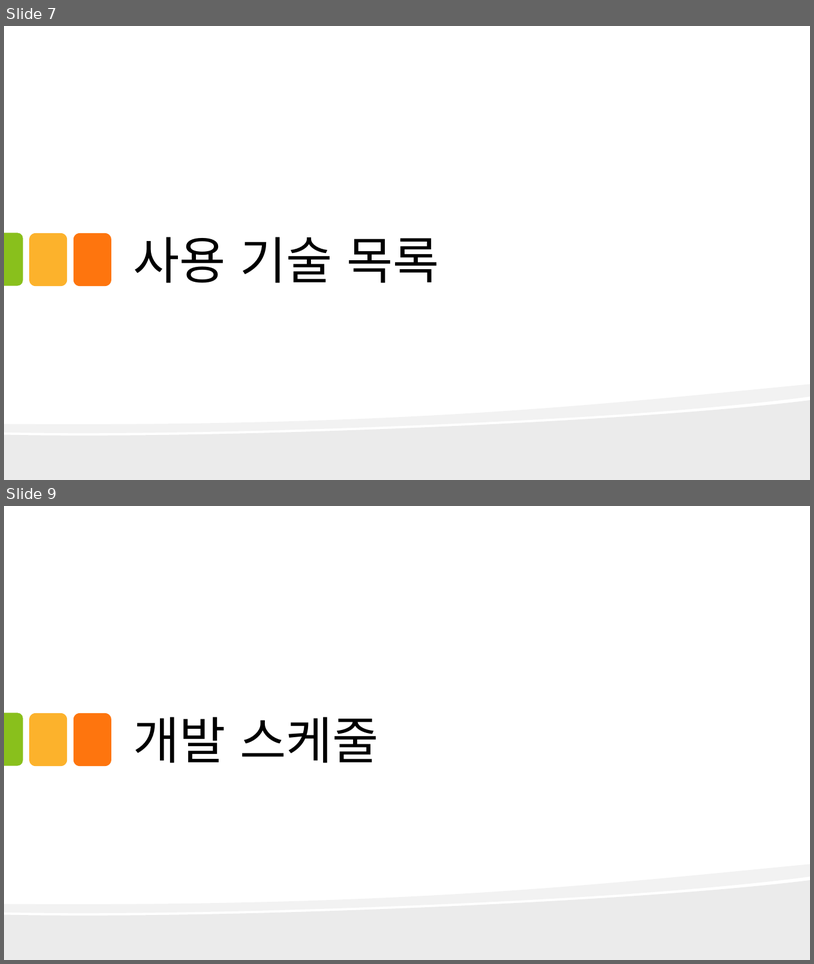
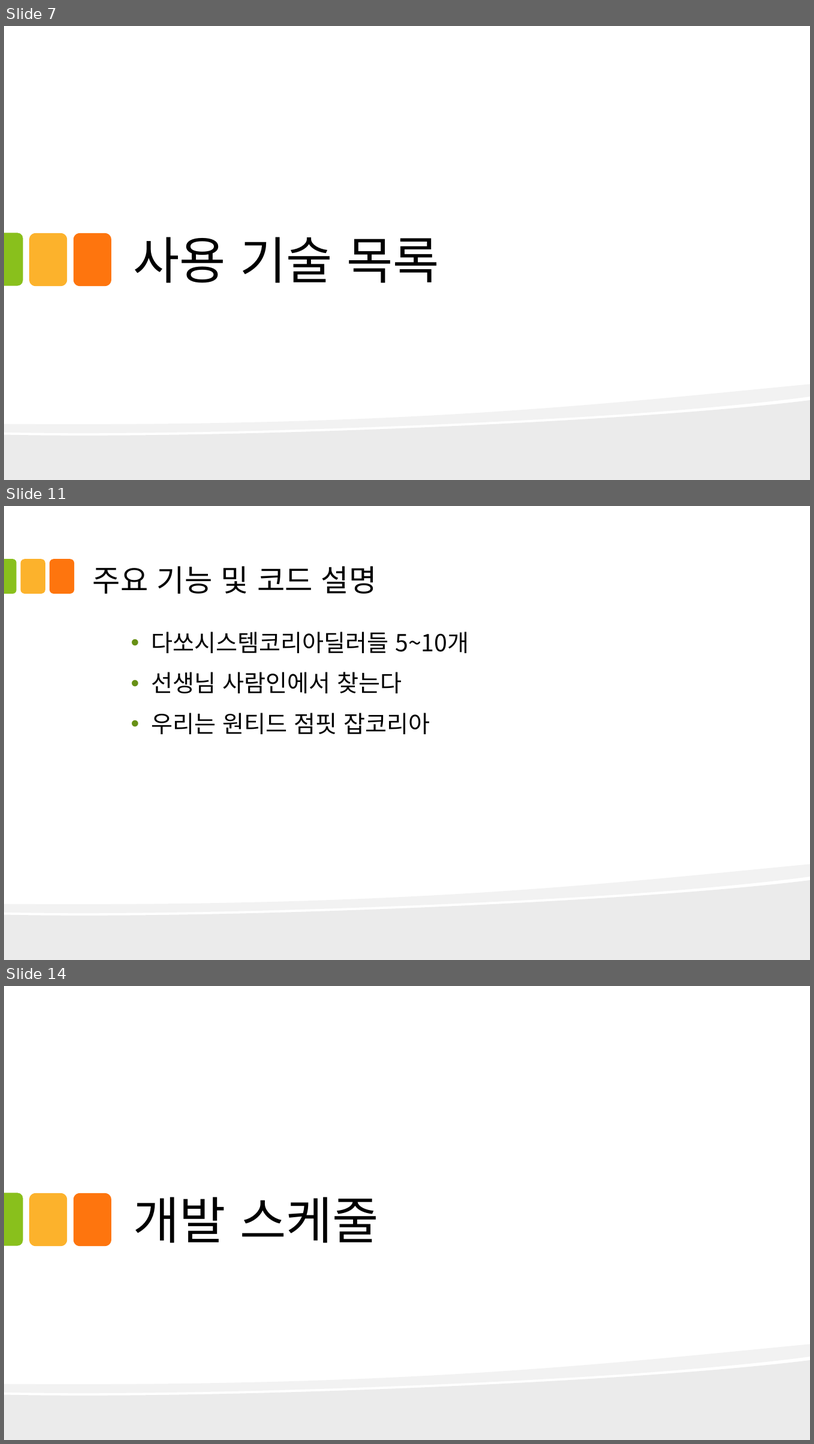
Before and after one commit to kjayvam/HTML, a slide deck: project/ppt/김영민_포트폴리오 요약 보고서.pptx. Shown one above the other, each under a label of ours: slides 7 and 9 before the commit, slides 7, 11 and 14 after it; the slides between them are not shown. The pictures are 814x964 and 814x1444 pixels, drawn with LibreOffice and Linux fonts; fonts in the diff are those of the drawing. Boxes give left, top, right and bottom in pixels: in the first picture for what was removed or moved away, otherwise in the second. Text is boxed around its words. In the diff, an @@ line names an element or a change of style, - is before the commit and + after.

```diff
--- a/project/ppt/김영민_포트폴리오 요약 보고서.pptx
+++ b/project/ppt/김영민_포트폴리오 요약 보고서.pptx
@@ slide 11 added at [4,506,810,960], background #FFFFFF; not listed: 2 template elements that a slide beside it also shows @@
@@ round same rect added at [4,559,17,594], fill #89C01C @@
@@ rounded rectangle added at [20,559,45,594], fill #FCB22C @@
@@ rounded rectangle added at [50,559,74,594], fill #FE750E @@
@@ title added at [93,566,377,594], 36 pt, text #000000 @@
+주요 기능 및 코드 설명
@@ text added at [151,631,469,734], 28 pt, text #000000 @@
+• 다쏘시스템코리아딜러들 5~10개
+• 선생님 사람인에서 찾는다
+• 우리는 원티드 점핏 잡코리아
@@ what was slide 9 is now slide 14 @@
```
Also in this commit, not shown: 8 slides changed, 8 other slides added, 3 other files.
